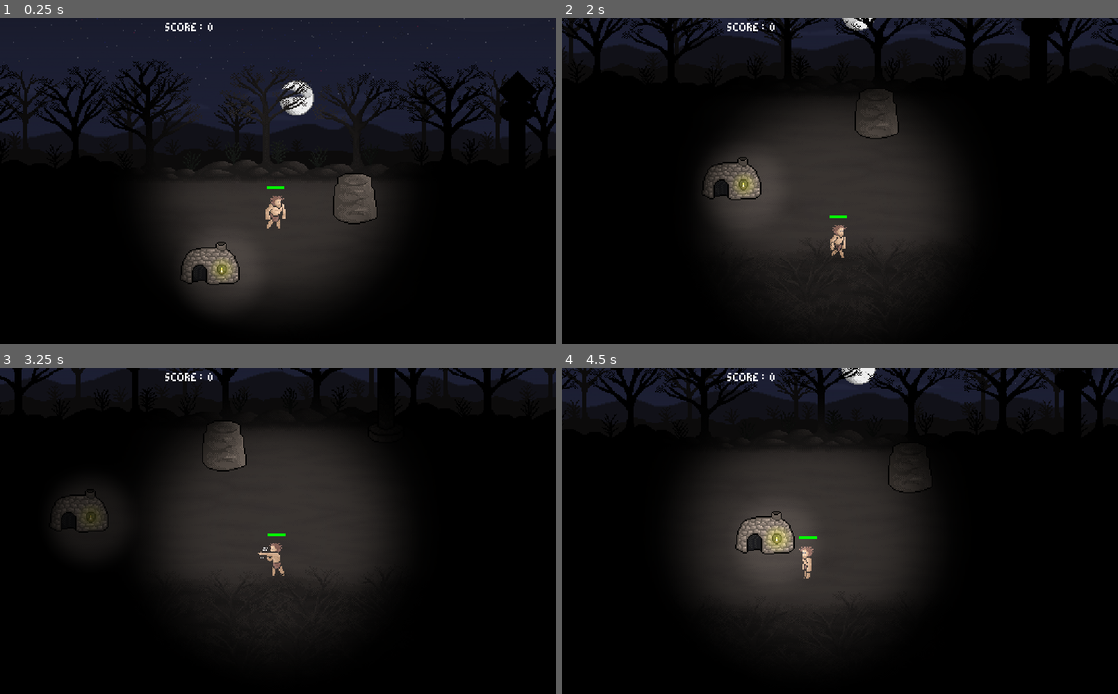
Above: before the commit, frames 1-4 (two rows, left to right).
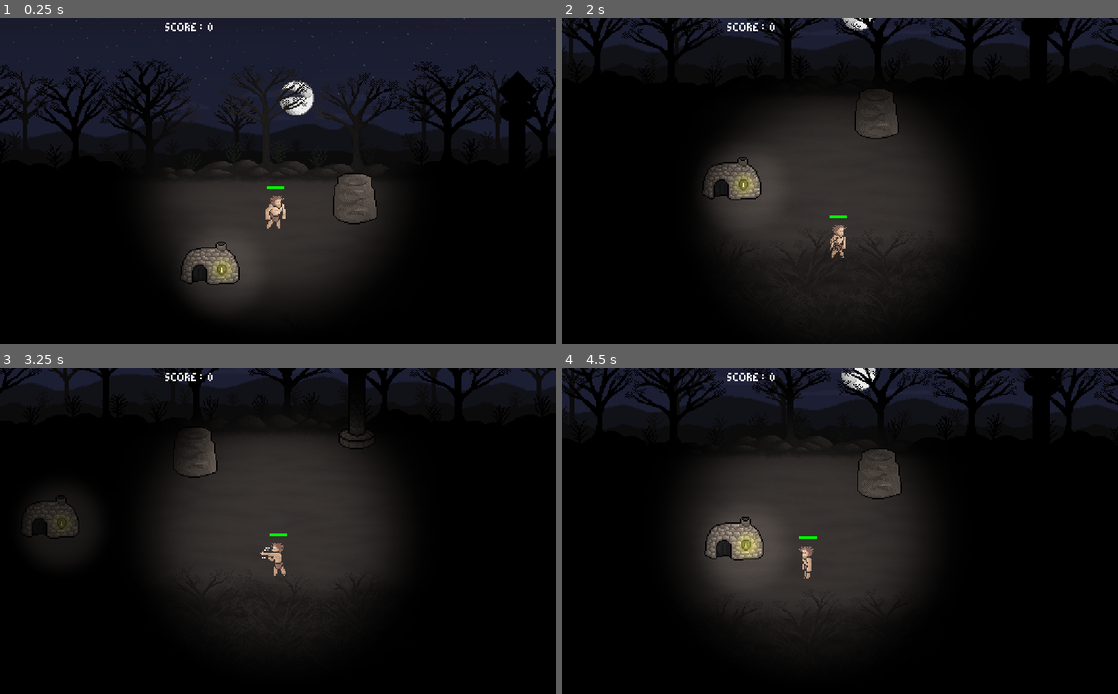
Above: after the commit, the same moments.

Repository: DigitalDenizen/FearAndLight
Game: Godot game, scene res://Main_World.tscn
Two runs of this game, one before a commit and one after it. Both use one fixed random seed, a clock stepped at 60 frames per second and the inputs below. The engine's default icon, where the game draws it, is replaced by a stand-in: a white triangle on a blue panel in a dark square.
Inputs (mouse positions are in pixels of both pictures, inside the frame that each line leads up to):
- Up to frame 1 (0.25 s): no input
- Up to frame 2 (2 s): tap Enter at 0.5 s; move the mouse to (1079, 184) at 0.52 s; hold D (move_right) 0.53-1.28 s; click (1079, 184) at 0.67 s; move the mouse to (728, 197) at 1.27 s; hold S (move_down) from 1.28 s (still down)
- Up to frame 3 (3.25 s): move the mouse to (333, 459) at 2.02 s; release S (move_down) at 2.03 s; hold D (move_right) 2.03-2.78 s; move the mouse to (250, 596) at 2.77 s; hold W (move_up) from 2.78 s (still down); click (250, 596) at 2.92 s
- Up to frame 4 (4.5 s): move the mouse to (1006, 579) at 3.52 s; release W (move_up) at 3.53 s; hold A (move_left) from 3.53 s (still down); move the mouse to (673, 482) at 4.27 s

The runs differ from the first frame. In frame 2, less than 0.1% of the frame differs, in the area x 45-61%, y 67-74%; in frame 3, 4.6%; in frame 4, 8.4%, in the area x 0-100%, y 0-72%.

Commit message:
Attacking structure code

Diff:
--- a/Structures/MudHut.tscn
+++ b/Structures/MudHut.tscn
@@ -121,6 +121,7 @@
 z_index = 8
 frames = SubResource( 17 )
 animation = "idle"
+frame = 1
 playing = true
 
 [node name="CollisionShape2D" type="CollisionShape2D" parent="."]
--- a/scenes/Under_Ground.tscn
+++ b/scenes/Under_Ground.tscn
@@ -15,11 +15,12 @@
 position = Vector2( -870, 245 )
 
 [node name="Below_Ground_0" type="Sprite" parent="Screen0"]
+z_index = -5
 texture = ExtResource( 1 )
 centered = false
 
 [node name="Below_Trees_2" type="Sprite" parent="Screen0"]
-position = Vector2( -2, 3 )
+position = Vector2( 6, -5 )
 z_index = 13
 texture = ExtResource( 2 )
 centered = false
@@ -39,11 +40,12 @@
 position = Vector2( -435, 245 )
 
 [node name="Below_Ground_0" type="Sprite" parent="Screen1"]
+z_index = -5
 texture = ExtResource( 1 )
 centered = false
 
 [node name="Below_Trees_2" type="Sprite" parent="Screen1"]
-position = Vector2( 3, 3 )
+position = Vector2( 3, -5 )
 z_index = 13
 texture = ExtResource( 2 )
 centered = false
@@ -62,6 +64,7 @@
 position = Vector2( 0, 245 )
 
 [node name="Below_Ground_0" type="Sprite" parent="Screen2"]
+z_index = -4
 texture = ExtResource( 1 )
 centered = false
 
@@ -84,6 +87,7 @@
 position = Vector2( 435, 245 )
 
 [node name="Below_Ground_0" type="Sprite" parent="Screen3"]
+z_index = -5
 texture = ExtResource( 1 )
 centered = false
 
@@ -106,6 +110,7 @@
 position = Vector2( 870, 245 )
 
 [node name="Below_Mud_Ground_0" type="Sprite" parent="Screen4"]
+z_index = -5
 texture = ExtResource( 1 )
 centered = false
 
Not shown, changed: .gitignore
